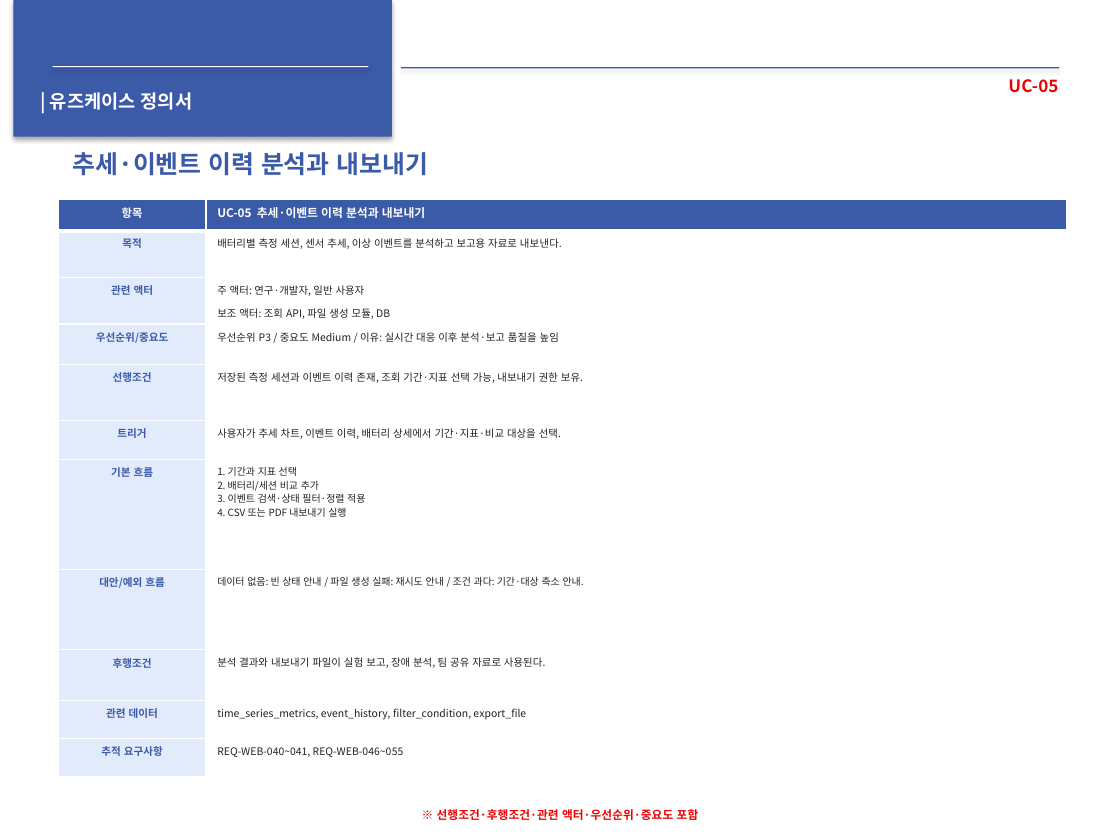
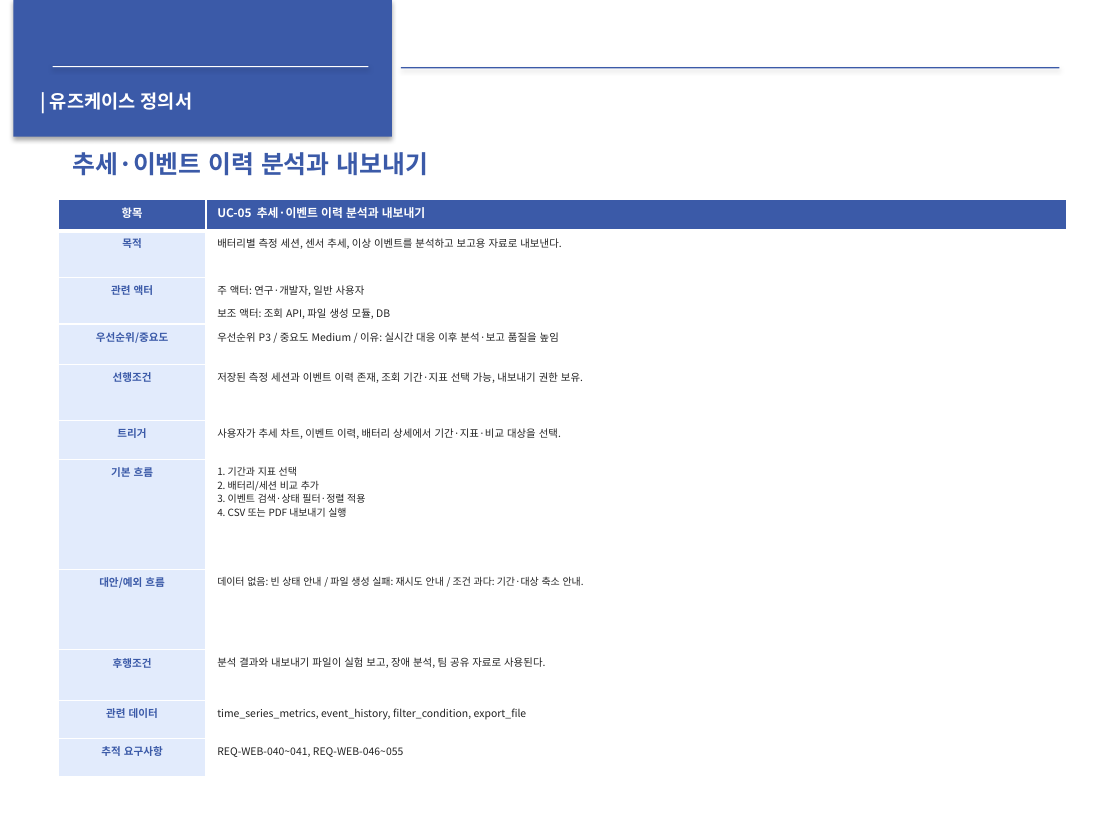
Before and after one commit to ricky30825-creator/BMS, a slide deck: slide 13 of 설계 산출물/중간 보고서-내파트.pptx. Drawn at 1120x840 pixels with LibreOffice and Linux fonts; fonts in the diff are those of the drawing. Boxes give left, top, right and bottom in pixels: in the first picture for what was removed or moved away, otherwise in the second. Text is boxed around its words. In the diff, an @@ line names an element or a change of style, - is before the commit and + after.

```diff
--- a/설계 산출물/중간 보고서-내파트.pptx
+++ b/설계 산출물/중간 보고서-내파트.pptx
@@ text removed at bbox=[1008, 79, 1058, 93] @@
-UC-05
@@ table: place and size @@
-table at bbox=[58, 199, 1066, 771]
+table at bbox=[58, 199, 1066, 776]
@@ text removed at bbox=[437, 809, 699, 820] @@
-※ 선행조건·후행조건·관련 액터·우선순위·중요도 포함
```
Also in this commit, not shown: 13 other slides changed, 19 slides added, 7 slides removed, 12 other files.
